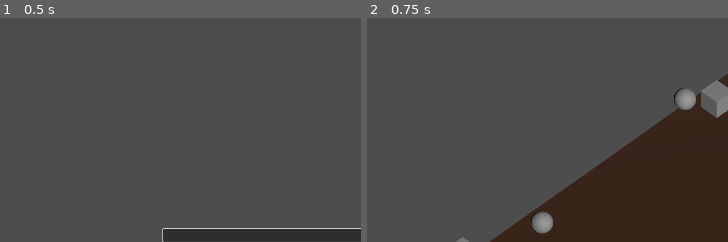
Above: before the commit, frames 1-2 (left to right).
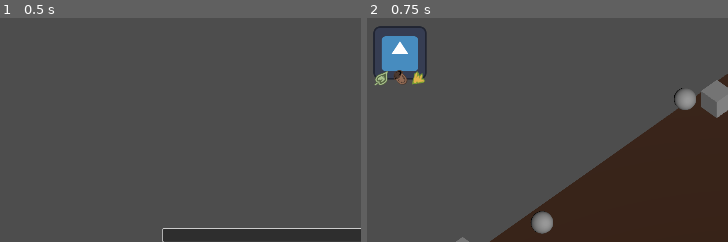
Above: after the commit, the same moments.

Repository: nialsiG/Carthage
Game: Godot game, scene res://Screens/StartScreen.tscn
Two runs of this game, one before a commit and one after it. Both use one fixed random seed, a clock stepped at 60 frames per second and the inputs below. The engine's default icon, where the game draws it, is replaced by a stand-in: a white triangle on a blue panel in a dark square.
Inputs:
- Up to frame 1 (0.5 s): no input
- Up to frame 2 (0.75 s): click "Play" at 0.5 s
The pictures show only the part of the screen within x 0-50%, y 0-50%; the shares and areas given below are measured in that part.

Frame 1 is identical in both runs. In frame 2, 2.4% of the frame differs, in the area x 1-17%, y 3-30%.

Commit message:
feat: night

Diff:
--- /dev/null
+++ b/game_jam_carthage/GameObjects/night.gd
@@ -0,0 +1,41 @@
+class_name Night
+extends Control
+
+
+@export var number_of_turns_per_day:int = 20
+
+var fully_day: int = ceil(number_of_turns_per_day * 0.75)
+var is_night: bool = false
+
+
+# Called when the node enters the scene tree for the first time.
+func _ready() -> void:
+	is_night = false
+	visible = true
+	$CanvasModulate.color.a = 0
+
+
+# Called every frame. 'delta' is the elapsed time since the previous frame.
+func _process(delta: float) -> void:
+	pass
+
+func _on_new_turn(current_turn: int):
+	current_turn = current_turn % number_of_turns_per_day
+	print("current_turn:", current_turn)
+	if current_turn < fully_day:
+		$CanvasModulate.color.a = 0
+	# we did modulo
+	elif current_turn == number_of_turns_per_day - 1:
+		is_night = true
+		print("night")
+		$CanvasModulate.color.a = 1
+
+	else:
+		var variable_luminosity: float = number_of_turns_per_day - fully_day
+		print(variable_luminosity)
+		var counter: float = current_turn - fully_day + 1
+		print(counter)
+		var alpha: float = 1 - (variable_luminosity - counter) / variable_luminosity
+		$CanvasModulate.color.a = alpha
+		print(alpha)
+	print("alpha", $CanvasModulate.color.a)
--- /dev/null
+++ b/game_jam_carthage/GameObjects/night.tscn
@@ -0,0 +1,14 @@
+[gd_scene load_steps=2 format=3 uid="uid://qk4so41ymsjt"]
+
+[ext_resource type="Script" path="res://GameObjects/night.gd" id="1_7ycg7"]
+
+[node name="Night" type="Control"]
+layout_mode = 3
+anchors_preset = 0
+script = ExtResource("1_7ycg7")
+
+[node name="CanvasModulate" type="ColorRect" parent="."]
+layout_mode = 1
+offset_right = 1920.0
+offset_bottom = 1080.0
+color = Color(0.255849, 0.248774, 0.686132, 1)
--- a/game_jam_carthage/Screens/GameScreen.tscn
+++ b/game_jam_carthage/Screens/GameScreen.tscn
@@ -1,8 +1,10 @@
-[gd_scene load_steps=4 format=3 uid="uid://byh8df8f8ldkr"]
+[gd_scene load_steps=6 format=3 uid="uid://byh8df8f8ldkr"]
 
 [ext_resource type="Script" path="res://Screens/game_screen.gd" id="1_tt61r"]
 [ext_resource type="PackedScene" uid="uid://bafqeag4kv8d6" path="res://Factories/MapGenerator.tscn" id="2_30ayw"]
 [ext_resource type="PackedScene" uid="uid://doqvcxpkdv1ak" path="res://GameObjects/Animals/Monkey.tscn" id="2_meuxl"]
+[ext_resource type="PackedScene" uid="uid://c8xjk17esatqc" path="res://GameObjects/UI/game_ui.tscn" id="5_1kh2c"]
+[ext_resource type="PackedScene" uid="uid://qk4so41ymsjt" path="res://GameObjects/night.tscn" id="5_3fwpr"]
 
 [node name="GameScreen" type="Node"]
 script = ExtResource("1_tt61r")
@@ -35,3 +37,10 @@
 [node name="DirectionalLight3D" type="DirectionalLight3D" parent="."]
 transform = Transform3D(-0.400141, 0.542566, 0.738586, 0, -0.805918, 0.592027, 0.916454, 0.236894, 0.322481, 16.2175, 10.9959, 5.57323)
 light_angular_distance = 10.0
+
+[node name="Night" parent="." instance=ExtResource("5_3fwpr")]
+visible = false
+
+[node name="CanvasLayer" type="CanvasLayer" parent="."]
+
+[node name="GameUi" parent="." instance=ExtResource("5_1kh2c")]
--- a/game_jam_carthage/Screens/game_screen.gd
+++ b/game_jam_carthage/Screens/game_screen.gd
@@ -7,7 +7,6 @@
 @onready var mousePositionLabel : Label =  $Label
 @onready var _ground : Node3D = $Ground
 @onready var _mapGenerator : MapGenerator = $MapGenerator
-
 
 #var _tiles : Array[TileMap] = []
 var _map : Map
@@ -109,11 +108,12 @@
 	var items = tile.GetMapItems()
 	target.InteractWithItem(items)
 	target.SetTile(tile)
-	if(_focusTile != null):
+	if _focusTile:
 		_focusTile.ReleaseFocus()
-
 	if (target  == leader):
 		turn += 1
+		$Night._on_new_turn(turn)
+
 
 func ConvertPositionToTile(tilePosition : Vector3) -> Vector2:
 	var x = 0
Not shown: 1 places in game_jam_carthage/Singletons/ColobsManager.tscn that only renumber resources
